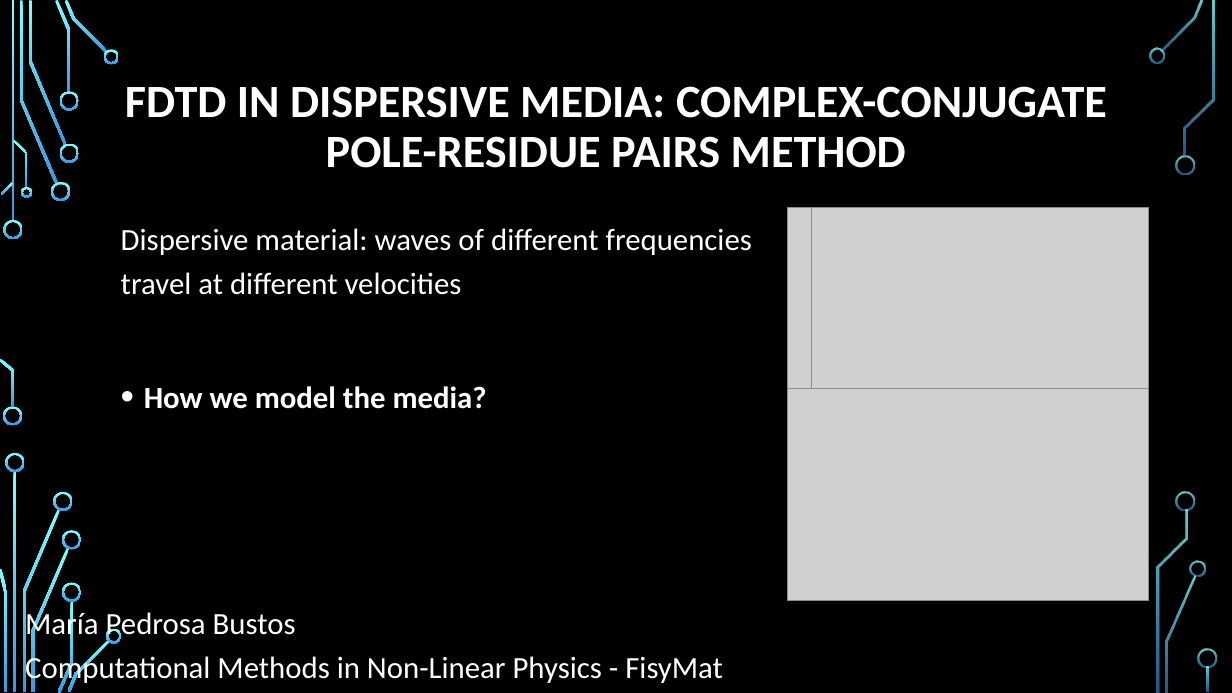
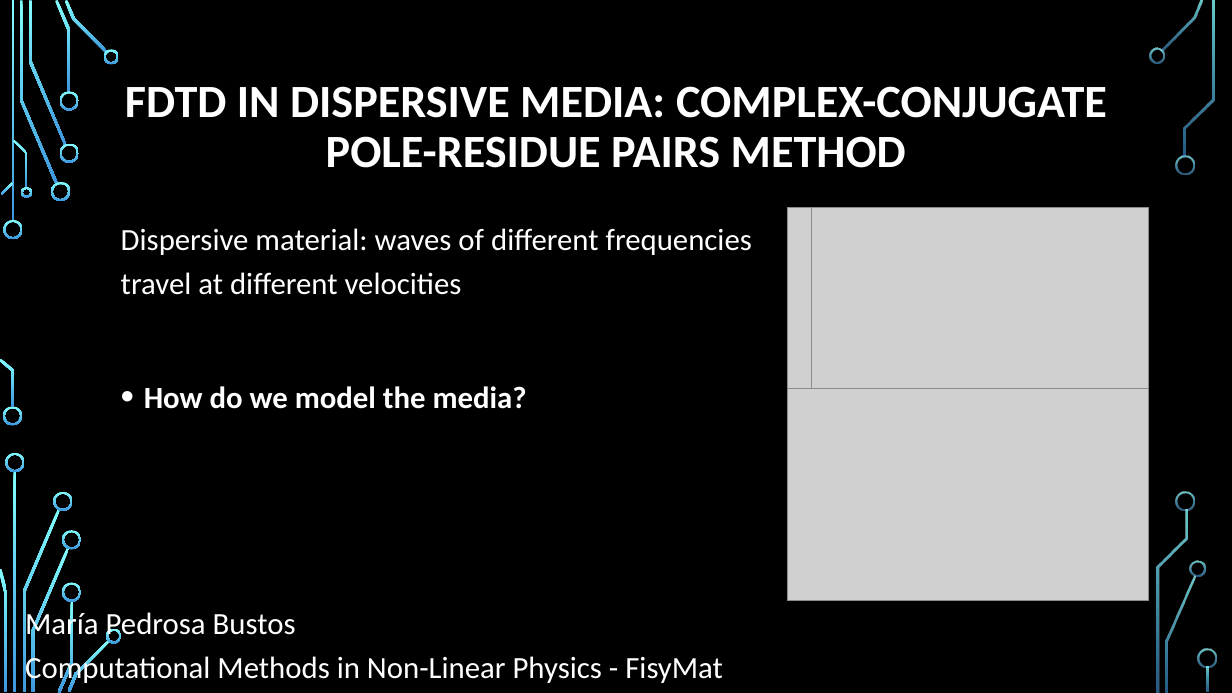
Before and after one commit to Mpedrosab/MCFNL2020, a slide deck: slide 1 of Proposal8_dispersiveFDTD/power_dispersion.pptx. Drawn at 1232x693 pixels with LibreOffice and Linux fonts; fonts in the diff are those of the drawing; grey boxes stand for pictures; background and template pictures are left out. Boxes give left, top, right and bottom in pixels: in the first picture for what was removed or moved away, otherwise in the second. Text is boxed around its words. In the diff, an @@ line names an element or a change of style, - is before the commit and + after.

```diff
--- a/Proposal8_dispersiveFDTD/power_dispersion.pptx
+++ b/Proposal8_dispersiveFDTD/power_dispersion.pptx
@@ text at [144, 386, 527, 409]: text changed @@
-• How we model the media?
+• How do we model the media?
```
Also in this commit, not shown: 3 other slides changed, 3 slides added, 1 slide removed, 5 other files.
